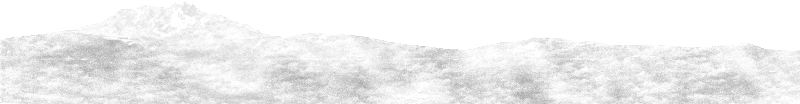
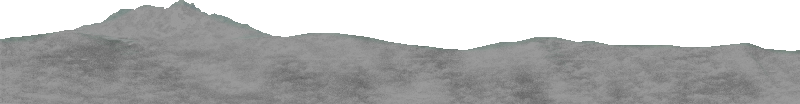
The second 800 × 104 image is a revision of the first. Changes to its layers:
painted on "被粘贴的图层" over [left=0, top=0, right=800, bottom=104]
